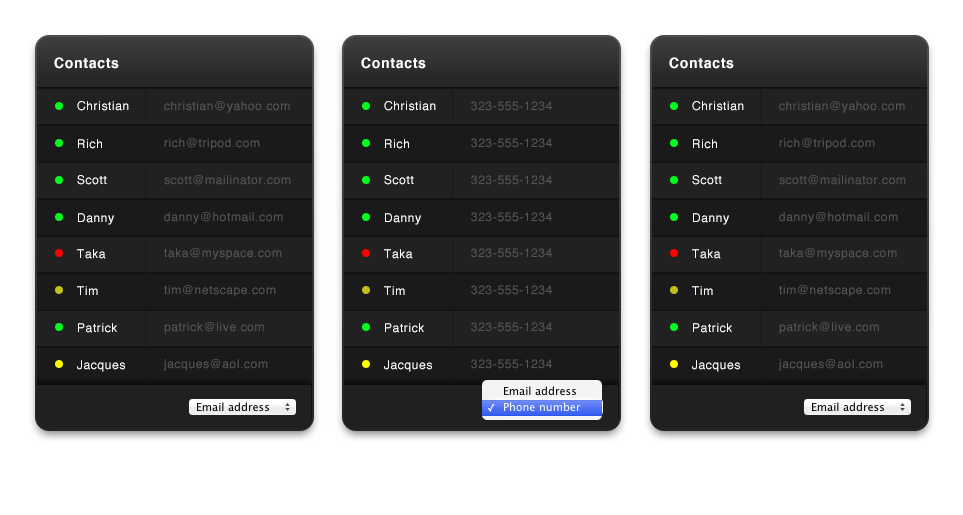
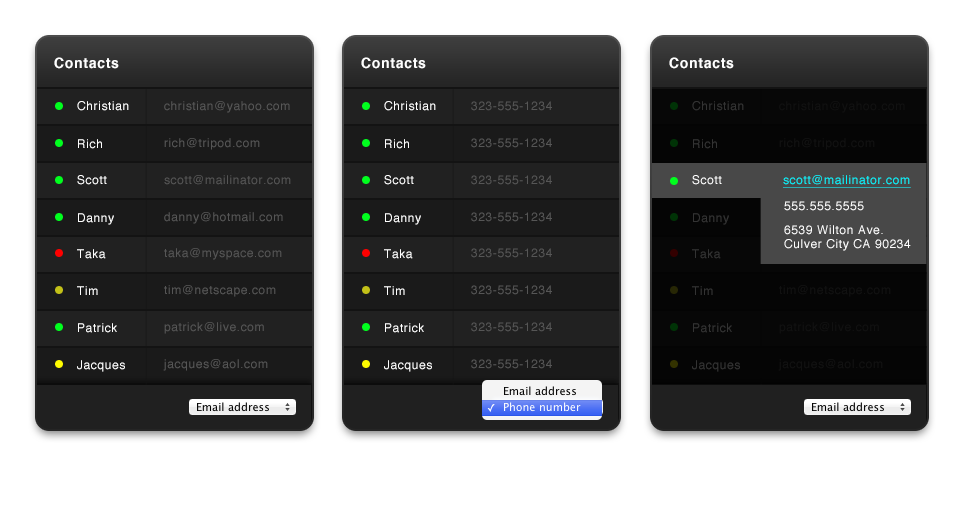
Layered file, before and after one edit (w=963, h=515). Changes by layer:
showed group "Group 4" (9 layers) over [652, 163, 927, 277]
showed "Shape 4" (2nd of 30, in "Group 3" › "MouseOver") over [652, 89, 927, 384]
